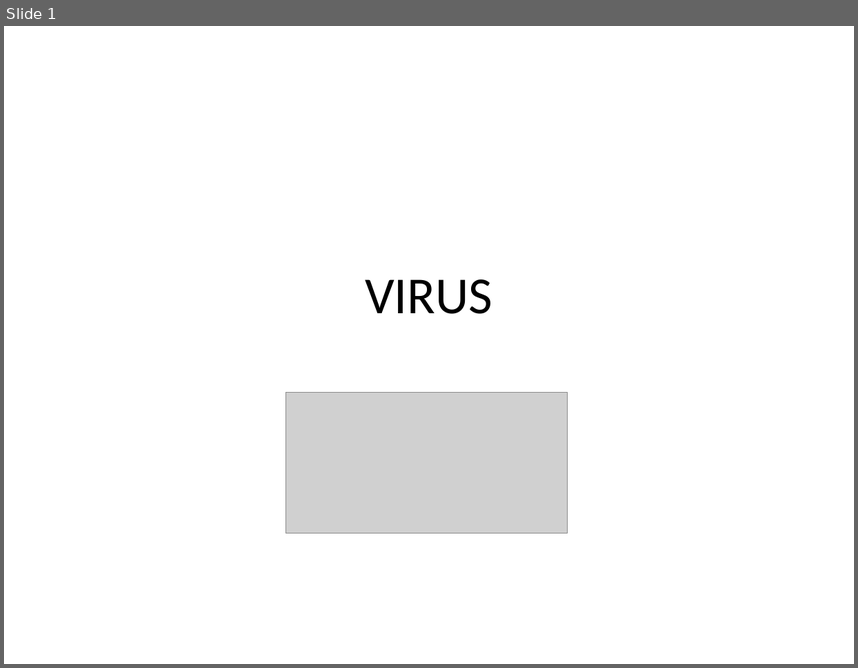
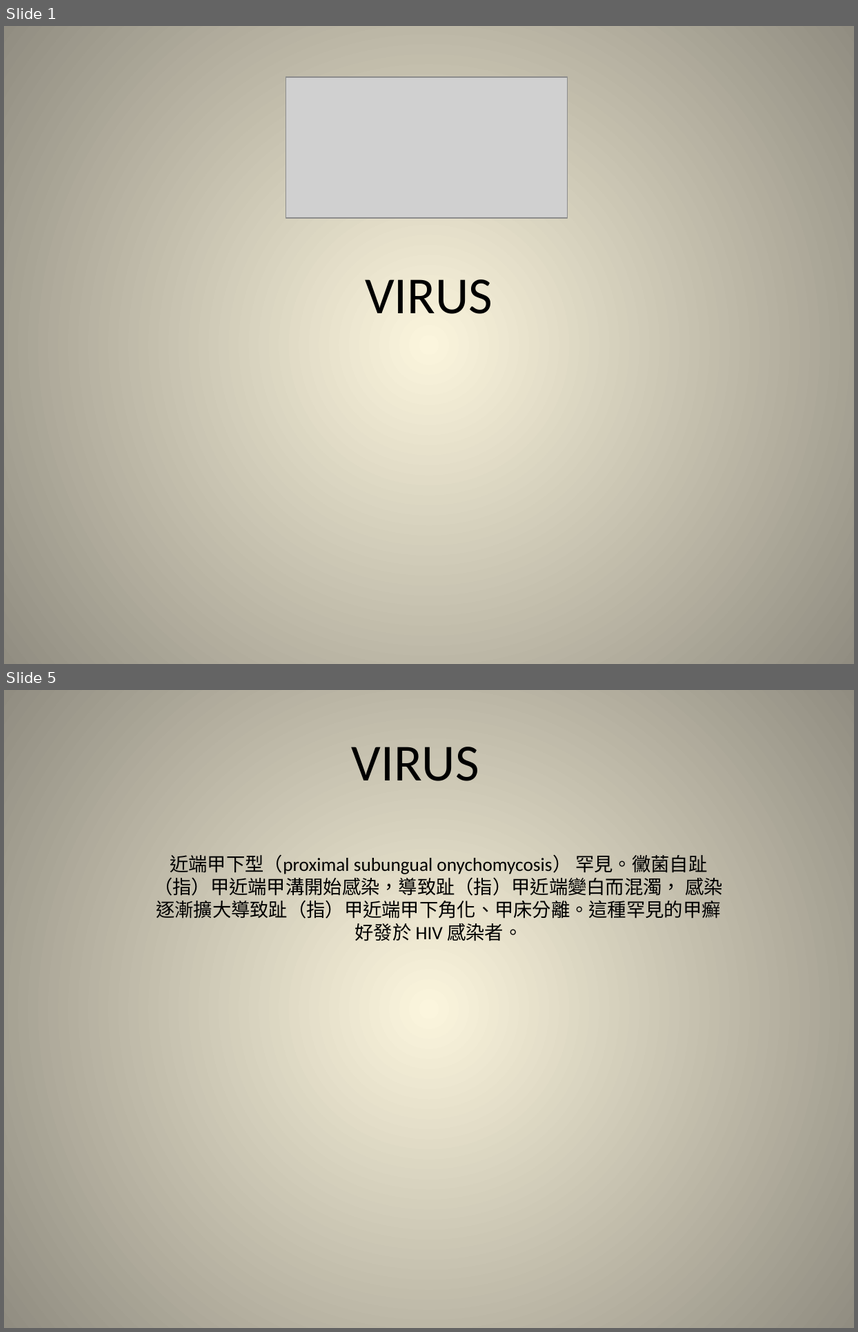
Before and after one commit to kevinlee584/ppt, a slide deck: virus.pptx. Shown one above the other, each under a label of ours: slide 1 before the commit, slides 1 and 5 after it; the slides between them are not shown. The pictures are 858x668 and 858x1332 pixels, drawn with LibreOffice and Linux fonts; fonts in the diff are those of the drawing; grey boxes stand for pictures. Boxes give left, top, right and bottom in pixels: in the first picture for what was removed or moved away, otherwise in the second. Text is boxed around its words. In the diff, an @@ line names an element or a change of style, - is before the commit and + after.

```diff
--- a/virus.pptx
+++ b/virus.pptx
@@ slide 5 added at [4,690,854,1328], background gradient #FCF7DD to #918E81 @@
@@ title added at [351,747,479,781], 44 pt, text #000000 @@
+VIRUS
@@ subtitle added at [154,855,723,941], 16 pt, text #000000 @@
+近端甲下型（proximal subungual onychomycosis） 罕見。黴菌自趾（指）甲近端甲溝開始感染，導致趾（指）甲近端變白而混濁， 感染逐漸擴大導致趾（指）甲近端甲下角化、甲床分離。這種罕見的甲癬好發於 HIV 感染者。
@@ slide 1 changed as well @@
@@ background #FFFFFF to gradient #FCF7DD to #918E81 @@
@@ picture: place and size @@
-picture at [286,392,567,534]
+picture at [286,77,567,218]
```
Also in this commit, not shown: 12 other slides added.
